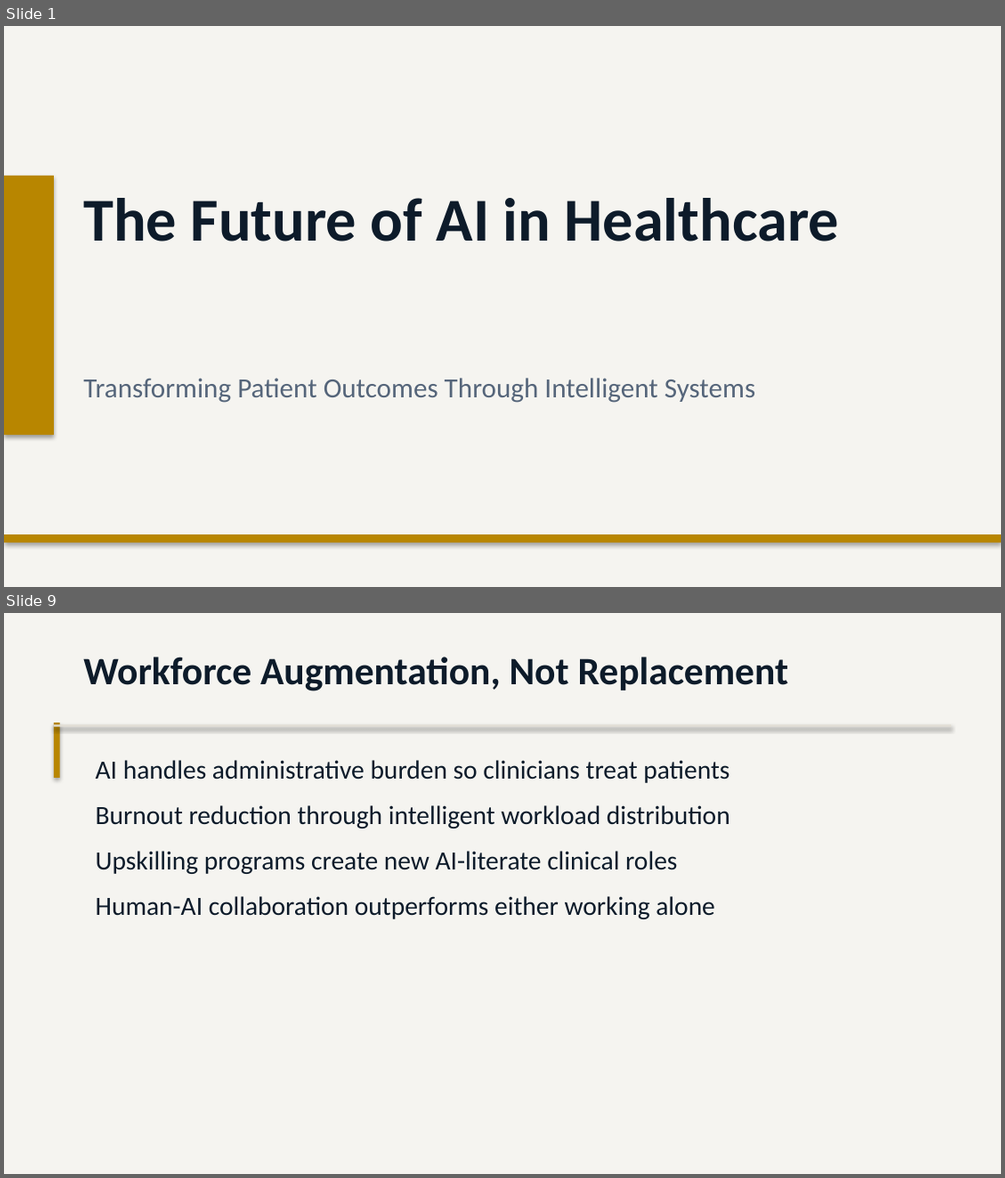
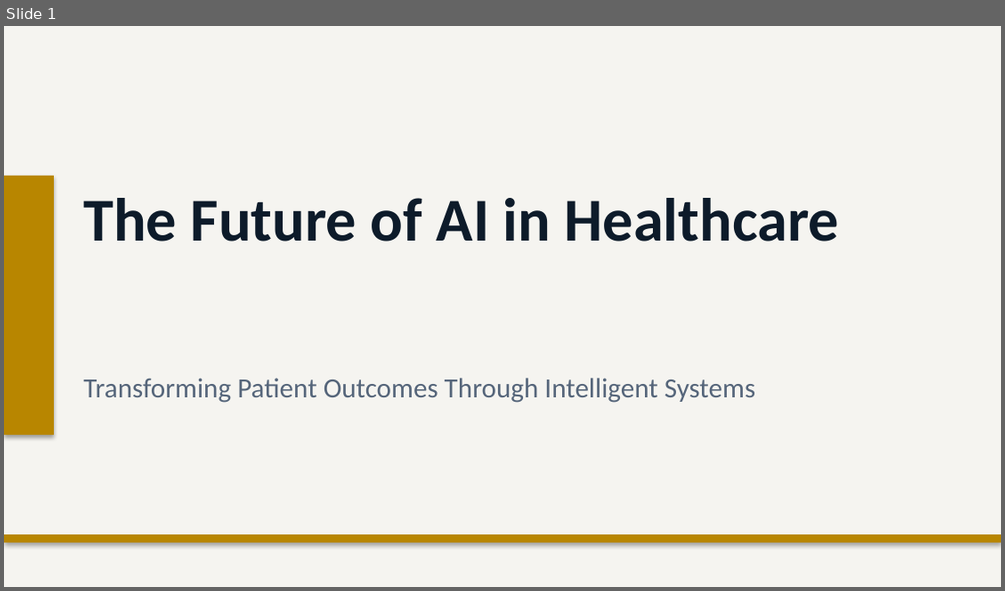
Before and after one commit to Moodswing9/claude-deck-generator, a slide deck: The Future of AI in Healthcare.pptx. Shown one above the other, each under a label of ours: slides 1 and 9 before the commit, slide 1 after it; the slides between them are not shown. The pictures are 1005x1178 and 1005x591 pixels, drawn with LibreOffice and Linux fonts; fonts in the diff are those of the drawing. Boxes give left, top, right and bottom in pixels: in the first picture for what was removed or moved away, otherwise in the second. Text is boxed around its words. In the diff, an @@ line names an element or a change of style, - is before the commit and + after.

```diff
--- a/The Future of AI in Healthcare.pptx
+++ b/The Future of AI in Healthcare.pptx
@@ slide 9 removed at (4,613,1001,1174), background #F5F4F0 @@
@@ text removed at (83,657,789,691) @@
-Workforce Augmentation, Not Replacement
@@ rectangle removed at (54,722,60,778) @@
@@ rectangle removed at (54,724,951,727) @@
@@ text removed at (96,760,730,919) @@
-AI handles administrative burden so clinicians treat patients
-Burnout reduction through intelligent workload distribution
-Upskilling programs create new AI-literate clinical roles
-Human-AI collaboration outperforms either working alone
```
Also in this commit, not shown: 5 slides changed, 8 slides added, 6 other slides removed, 1 other file.
